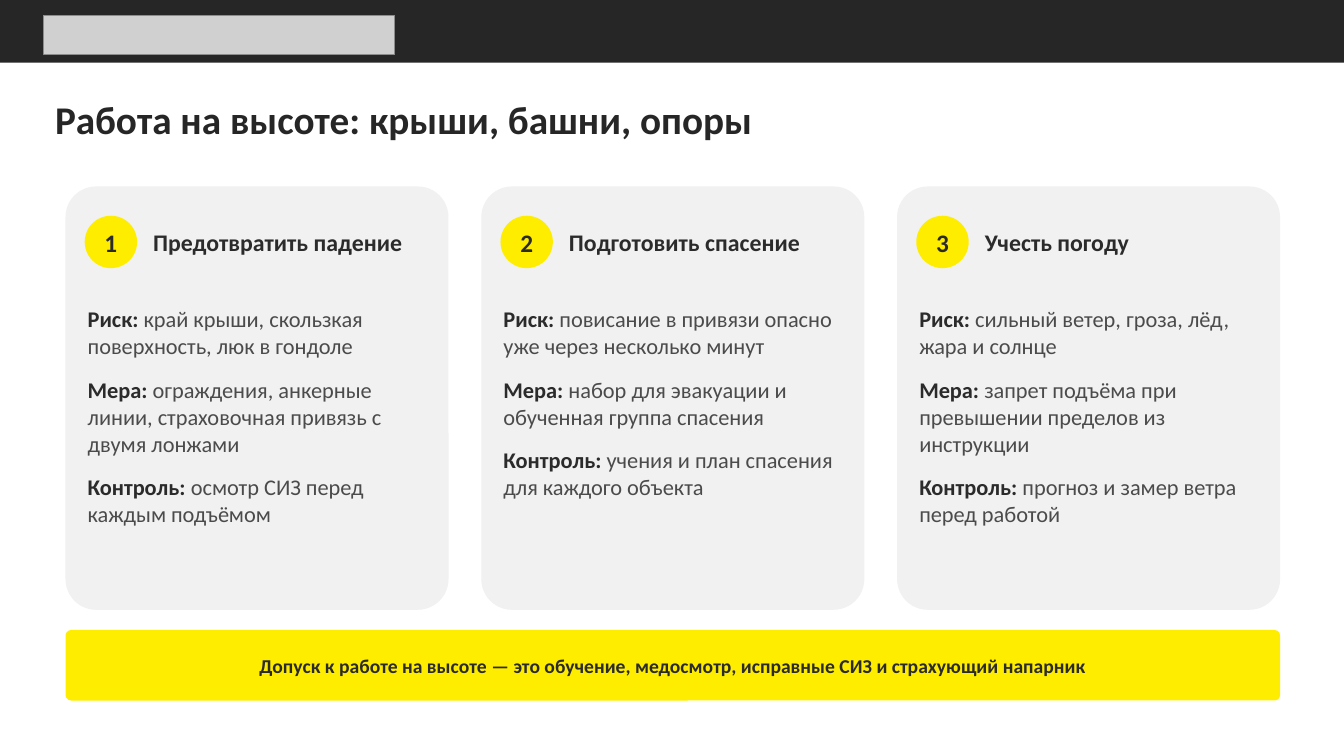
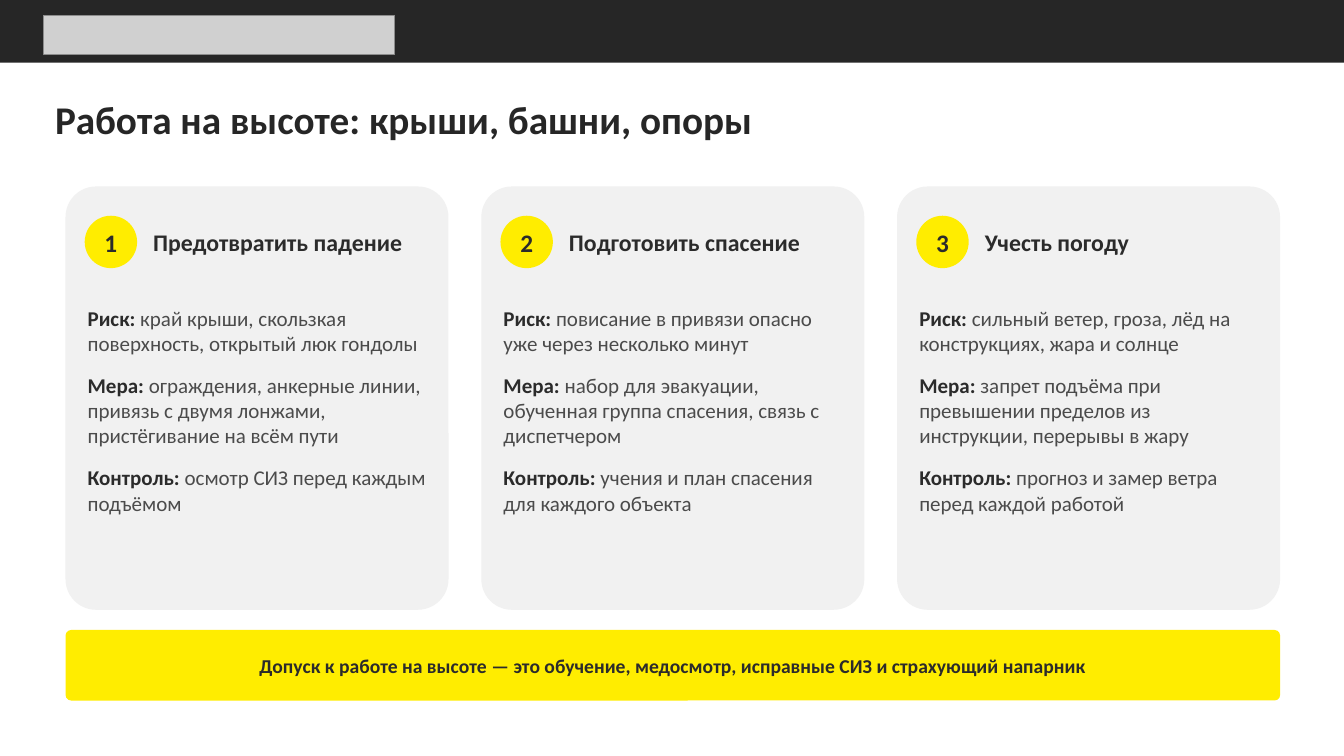
Before and after one commit to Goga288/the-rig, a slide deck: slide 8 of out/Безопасность_альтернативной_энергетики.pptx (slide 7 before the commit). Drawn at 1344x756 pixels with LibreOffice and Linux fonts; fonts in the diff are those of the drawing; grey boxes stand for pictures. Boxes give left, top, right and bottom in pixels: in the first picture for what was removed or moved away, otherwise in the second. Text is boxed around its words. In the diff, an @@ line names an element or a change of style, - is before the commit and + after.

```diff
--- a/out/Безопасность_альтернативной_энергетики.pptx
+++ b/out/Безопасность_альтернативной_энергетики.pptx
@@ text at (88,312,420,447): text changed; size 16 to 15 pt @@
-Риск: край крыши, скользкая поверхность, люк в гондоле
-Мера: ограждения, анкерные линии, страховочная привязь с двумя лонжами
+Риск: край крыши, скользкая поверхность, открытый люк гондолы
+Мера: ограждения, анкерные линии, привязь с двумя лонжами, пристёгивание на всём пути
@@ text at (503,312,813,515): size 16 to 15 pt in "Риск: повисание в привязи опасно уже через ...", "Контроль: учения и план спасения для каждого ..." @@
@@ text at (919,312,1230,515): text changed; size 16 to 15 pt @@
-Риск: сильный ветер, гроза, лёд, жара и солнце
-Мера: запрет подъёма при превышении пределов из инструкции
-Контроль: прогноз и замер ветра перед работой
+Риск: сильный ветер, гроза, лёд на конструкциях, жара и солнце
+Мера: запрет подъёма при превышении пределов из инструкции, перерывы в жару
+Контроль: прогноз и замер ветра перед каждой работой
@@ text at (503,379,819,447): text changed; size 16 to 15 pt @@
-Мера: набор для эвакуации и обученная группа спасения
+Мера: набор для эвакуации, обученная группа спасения, связь с диспетчером
@@ text at (88,471,426,515): size 16 to 15 pt in "Контроль: осмотр СИЗ перед каждым подъёмом" @@
```
Also in this commit, not shown: 10 other slides changed, 3 slides added, 1 other file.
